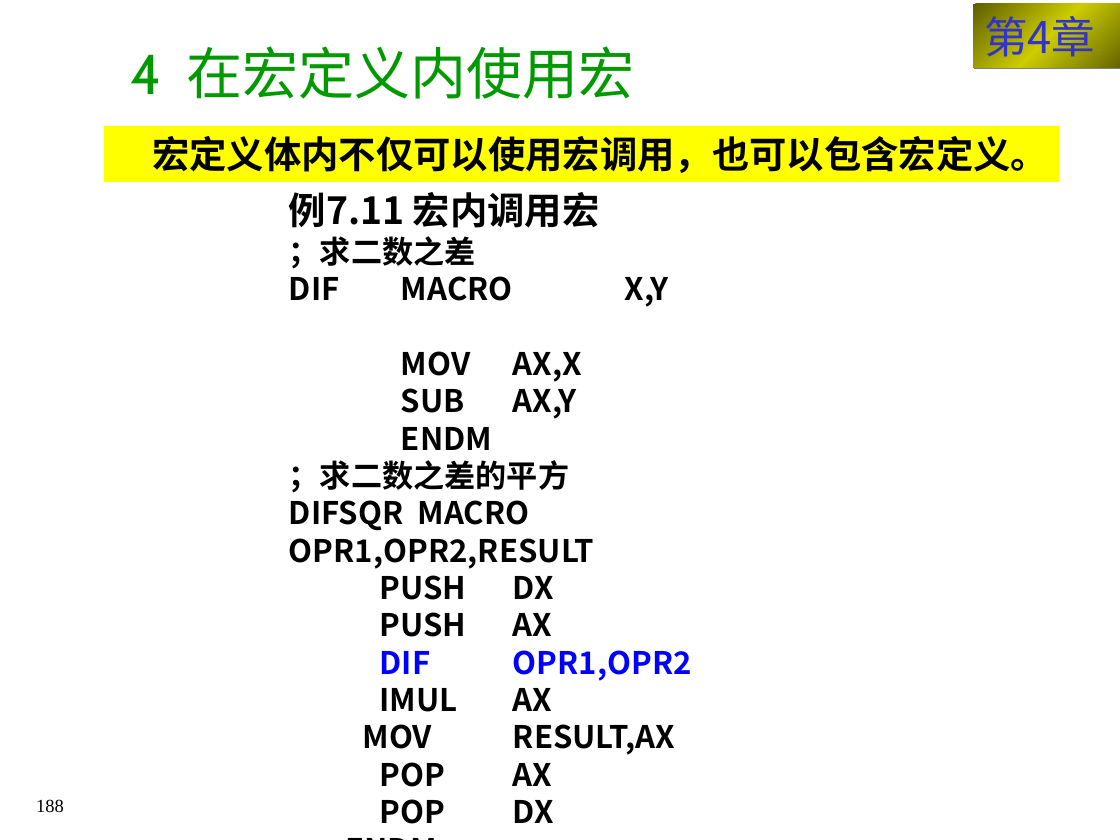
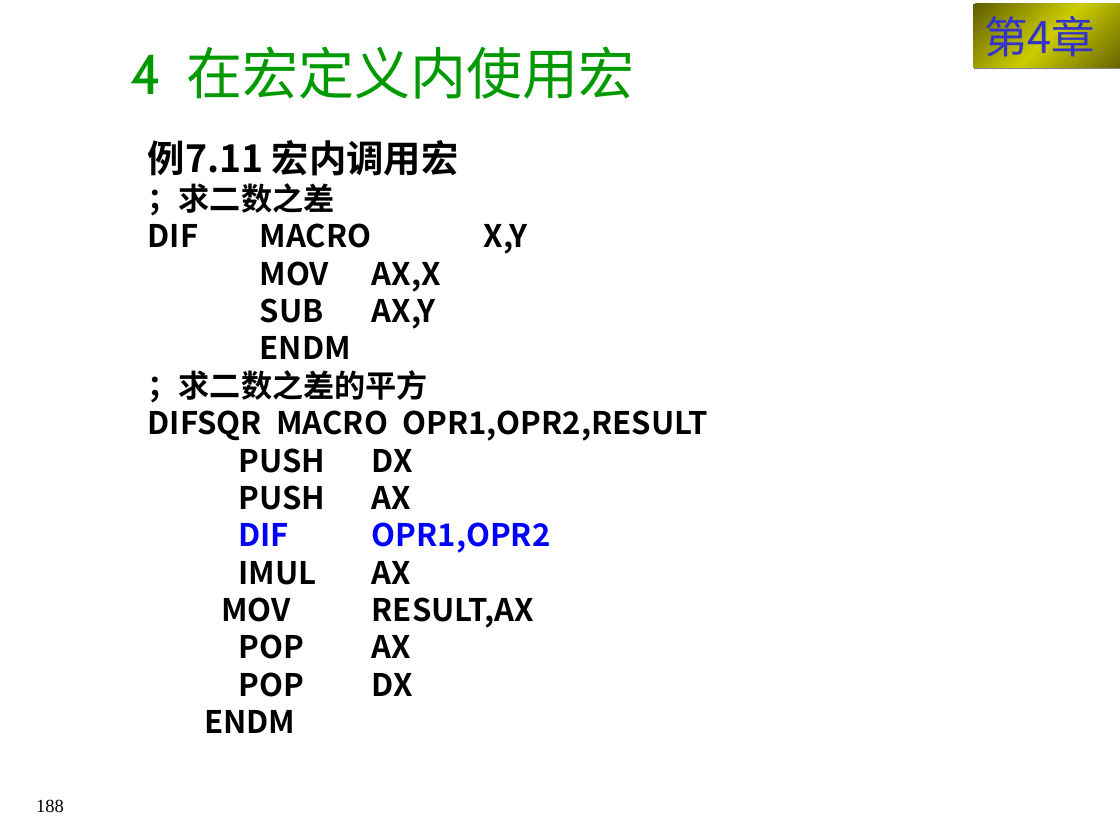
Before and after one commit to Chencao0928/CPIT, a slide deck: slide 188 of 第4章 汇编语言程序设计.ppt. Drawn at 1120x840 pixels with LibreOffice and Linux fonts; fonts in the diff are those of the drawing. Boxes give left, top, right and bottom in pixels: in the first picture for what was removed or moved away, otherwise in the second. Text is boxed around its words. In the diff, an @@ line names an element or a change of style, - is before the commit and + after.

```diff
--- a/第4章 汇编语言程序设计.ppt
+++ b/第4章 汇编语言程序设计.ppt
@@ rectangle removed at [104, 125, 1060, 181] @@
-宏定义体内不仅可以使用宏调用，也可以包含宏定义。
@@ text "例7.11 宏内调用宏" rewrapped from [289, 192, 692, 824] to [148, 140, 707, 733] @@
```
Also in this commit, not shown: 20 other slides changed, 2 other files.
